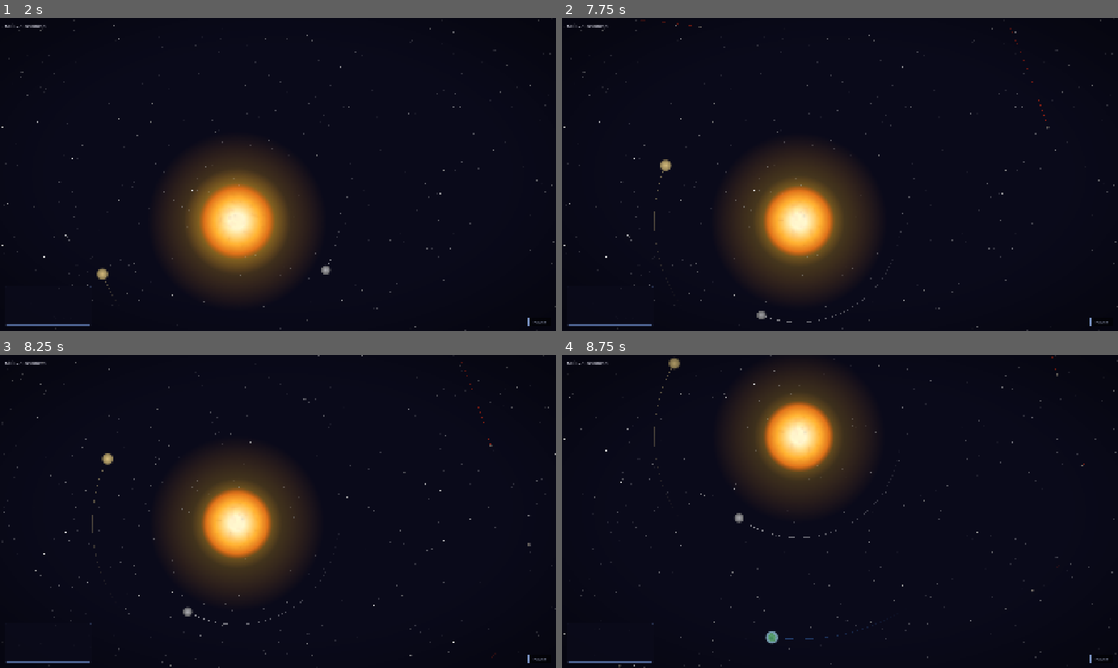
Above: before the commit, frames 1-4 (two rows, left to right).
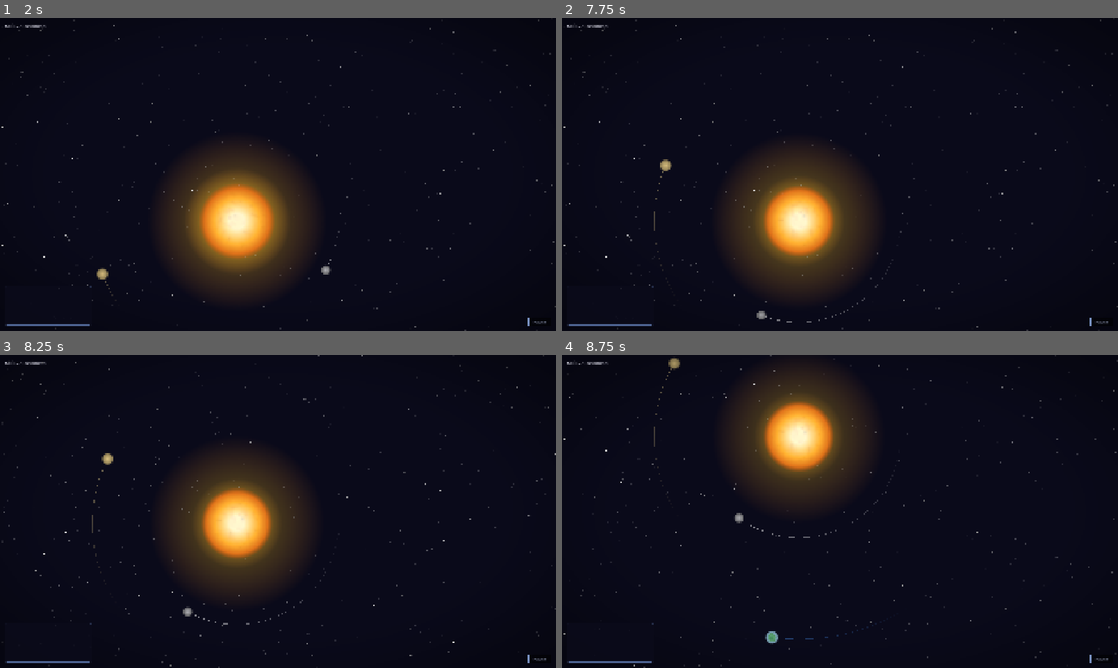
Above: after the commit, the same moments.

Repository: avantgardian/godot-space-idle
Game: Godot game, scene res://scenes/main.tscn
Same seed, same stepped clock (60 frames per second), same inputs: the game is played once before the commit and once after it.
Inputs (mouse positions are in pixels of both pictures, inside the frame that each line leads up to):
- Up to frame 1 (2 s): tap Enter at 0.5 s; move the mouse to (400, 158) at 0.52 s; hold Right (ui_right) 0.53-1.25 s; tap L at 0.6 s; click (400, 158) at 0.67 s; drag from (166, 190) to (250, 237) at 1.27 s
- Up to frame 2 (7.75 s): move the mouse to (895, 105) at 2.02 s; hold Right (ui_right) 2.03-2.75 s; tap L every 1.5 s from 2.1 to 6.6 s; drag from (812, 237) to (673, 127) at 2.77 s; move the mouse to (1006, 221) at 3.52 s; hold Left (ui_left) 3.53-4.25 s; drag from (673, 127) to (756, 96) at 4.27 s; move the mouse to (867, 174) at 5.02 s; hold Down (ui_down) 5.03-5.75 s; click (867, 174) at 5.17 s; drag from (756, 96) to (728, 190) at 5.77 s; move the mouse to (962, 158) at 6.52 s; hold Up (ui_up) 6.53-7.25 s; drag from (728, 190) to (812, 237) at 7.27 s
- Up to frame 3 (8.25 s): move the mouse to (333, 442) at 8.02 s; hold Down (ui_down) from 8.03 s (still down); tap L at 8.1 s
- Up to frame 4 (8.75 s): keep holding Down (ui_down)

Frame 1 is identical in both runs. In frame 2, less than 0.1% of the frame differs, in the area x 14-88%, y 0-36%; in frame 3, less than 0.1%; in frame 4, less than 0.1%.

Commit message:
Move asteroid spawn to outer edge of solar system
- Spawn radius: 900-1200 -> 2400-3200 (around/outside Neptune)
- Radial velocity: fixed magnitude -> scaled to local v_circ (0.1-0.4x)
- Despawn distance: 4000 -> 5000

Closes #52

Diff:
--- a/scripts/asteroid.gd
+++ b/scripts/asteroid.gd
@@ -76,13 +76,13 @@
 
 func spawn():
 	mass = randf_range(1.5e-8, 6e-8)
-	var spawn_r := randf_range(900.0, 1200.0)
+	var spawn_r := randf_range(2400.0, 3200.0)
 	var entry_angle := randf_range(0.0, TAU)
 	_pos = Vector2(cos(entry_angle), sin(entry_angle)) * spawn_r
 
 	var gm := gm_unit * sun_mass
 	var v_circ := sqrt(gm / spawn_r)
-	var radial := -randf_range(20.0, 60.0)
+	var radial := -randf_range(0.1, 0.4) * v_circ
 	var tangential := randf_range(0.2, 2.5) * v_circ
 	var dir := Vector2(cos(entry_angle), sin(entry_angle))
 	var tangent := Vector2(-dir.y, dir.x)
@@ -122,7 +122,7 @@
 		collided_with_sun.emit()
 		return
 
-	if r > 4000.0:
+	if r > 5000.0:
 		_alive = false
 		visible = false
 		return
